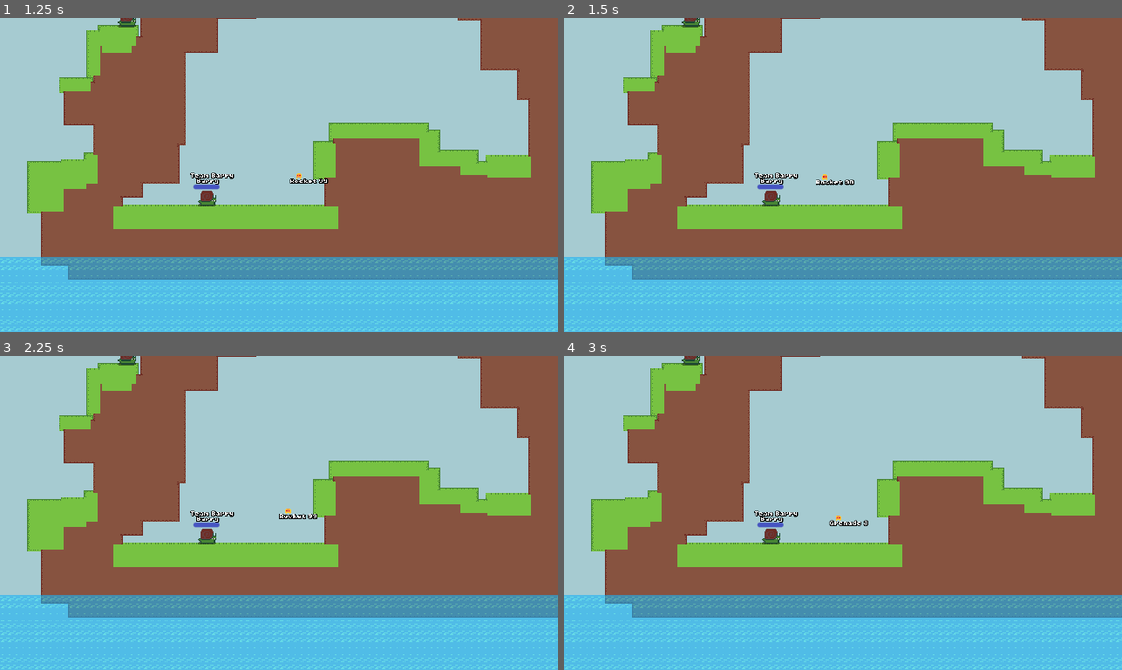
Above: before the commit, frames 1-4 (two rows, left to right).
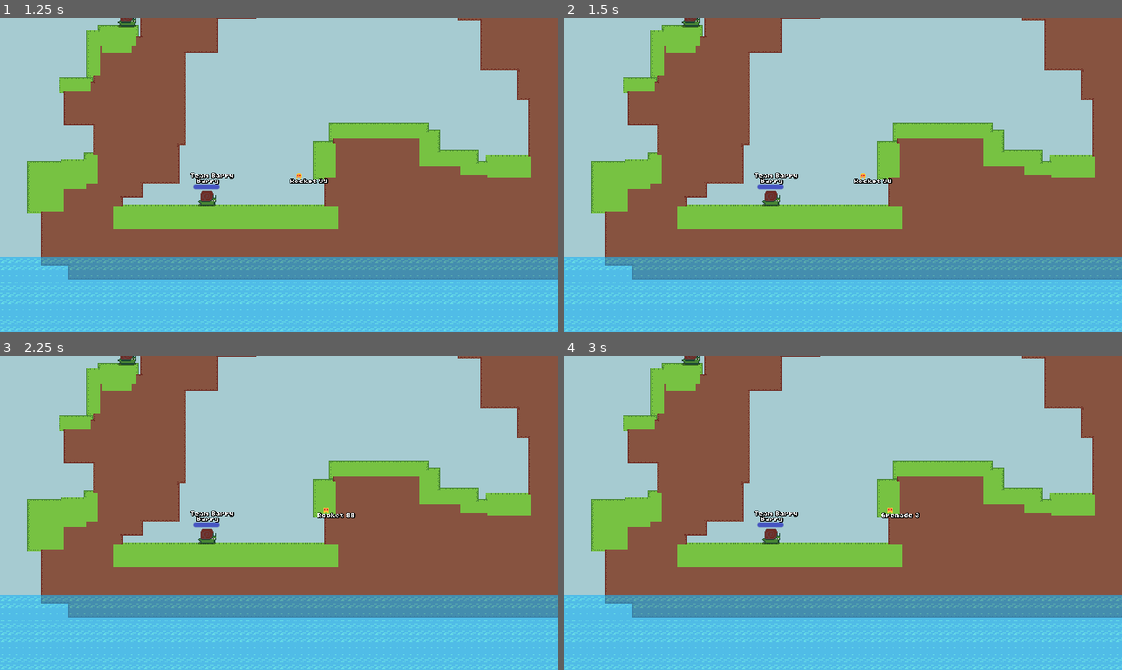
Above: after the commit, the same moments.

Repository: codingbanana21/Snail-Wars
Game: Godot game, scene res://scenes/game.tscn
Same seed, same stepped clock (60 frames per second), same inputs: the game is played once before the commit and once after it.
Inputs (mouse positions are in pixels of both pictures, inside the frame that each line leads up to):
- Up to frame 1 (1.25 s): tap Enter (skip) at 0.5 s; move the mouse to (306, 175) at 0.52 s; press the mouse at (306, 175) at 0.53 s; hold D (right) from 0.53 s (still down); tap W (jump) at 0.77 s
- Up to frame 2 (1.5 s): keep holding D (right); tap Space at 1.25 s; move the mouse to (815, 175) at 1.27 s; release the mouse at (815, 175) at 1.28 s; click (815, 175) at 1.35 s
- Up to frame 3 (2.25 s): tap W (jump) at 1.52 s; tap Enter (skip) at 2 s; move the mouse to (290, 506) at 2.02 s; release D (right) at 2.03 s; press the mouse at (290, 506) at 2.03 s; hold A (left) from 2.03 s (still down); tap Mouse wheel down (last_weapon) at 2.1 s
- Up to frame 4 (3 s): tap Space at 2.75 s; move the mouse to (837, 519) at 2.77 s; release A (left) at 2.78 s; release the mouse at (837, 519) at 2.78 s; hold D (right) from 2.78 s (still down); tap Mouse wheel up (next_weapon) at 2.85 s

Frame 1 is identical in both runs. In frame 2, 0.2% of the frame differs, in the area x 45-59%, y 49-54%; in frame 3, 0.2%, in the area x 50-64%, y 48-52%; in frame 4, 0.2%.

Commit message:
Fix bugs

Diff:
--- a/scripts/Globals.gd
+++ b/scripts/Globals.gd
@@ -1,6 +1,5 @@
 extends Node2D
 
-var mouse_position: Vector2 = Vector2.ZERO
 var player_turn: int = 1
 var players: int = 6
 var weapon_number: int = 0
@@ -11,11 +10,6 @@
 	player_turn = randi_range(1, players)
 
 
-func _input(event: InputEvent) -> void:
-	if event is InputEventMouseMotion:
-		mouse_position += event.relative
-
-
 func next_player():
 	player_turn = (player_turn % players) + 1
 
--- a/scripts/Mouse.gd
+++ b/scripts/Mouse.gd
@@ -6,6 +6,7 @@
 
 var moving: bool = false
 var shake_amount: float = 0.0
+var mouse_position: Vector2 = Vector2.ZERO
 
 
 func _ready() -> void:
@@ -13,7 +14,7 @@
 
 
 func _process(delta: float) -> void:
-	global_position = Globals.mouse_position
+	global_position = Mouse.mouse_position
 
 	if Globals.weapon_number == 0:
 		weapon_label.text = "Rocket"
@@ -44,6 +45,7 @@
 
 func _input(event: InputEvent) -> void:
 	if !Input.is_action_pressed("attack") and event is InputEventMouseMotion:
+		mouse_position += event.relative
 		moving = true
 	else:
 		moving = false
--- a/scripts/player.gd
+++ b/scripts/player.gd
@@ -22,7 +22,7 @@
 var hp: float = max_hp
 var weapon: int = 0
 var dir: float
-var weapons_left: Array[int] = [99,3,2,2,1,1,0]
+var weapons_left: Array[int] = [99,3,2,2,1,1,1]
 
 
 func _ready() -> void:
@@ -32,13 +32,8 @@
 
 
 func _process(delta: float) -> void:
-	if hp <= 0 or global_position.y >= 200:
-		set_physics_process(false)
-		global_position.x = 100000
-
-		if Globals.player_turn == player_number:
-			Globals.next_player()
-		return
+	if global_position.y >= 200:
+		damage(1)
 
 	progress_bar.max_value = max_hp
 	progress_bar.value = hp
@@ -52,6 +47,9 @@
 		snail.modulate = Color(1.0, 1.0, 1.0, 1.0)
 		return
 
+	if hp <= 0:
+		Globals.next_player()
+
 	snail.modulate.b = sin(Engine.get_physics_frames() / 5.0) * 3.0 + 5.0
 
 	if Input.is_action_just_pressed("next_weapon"):
@@ -64,7 +62,7 @@
 	Globals.weapon_number = weapon
 	Globals.weapons_left = weapons_left
 
-	if global_position > Globals.mouse_position and Mouse.moving:
+	if global_position > Mouse.mouse_position and Mouse.moving:
 		snail.flip_h = true
 	elif Mouse.moving:
 		snail.flip_h = false
@@ -123,7 +121,7 @@
 		projectile = load("res://projectiles/destroyer_of_games.tscn").instantiate()
 
 	projectile.global_position = global_position
-	projectile.look_at(Globals.mouse_position)
+	projectile.look_at(Mouse.mouse_position)
 	projectile.speed *= projectile_speed
 	get_parent().add_child(projectile)
 
@@ -141,8 +139,11 @@
 
 
 func next_player():
-	if Globals.player_turn == player_number:
-		Globals.mouse_position = global_position
+	if hp <= 0:
+		set_physics_process(false)
+		global_position.x = 100000
+	elif Globals.player_turn == player_number:
+		Mouse.mouse_position = global_position
 
 
 func _on_next_player_timer_timeout() -> void:
@@ -158,4 +159,5 @@
 		damage(fall_damage)
 
 		if Globals.player_turn == player_number:
+			next_player_timer.stop()
 			Globals.next_player()
